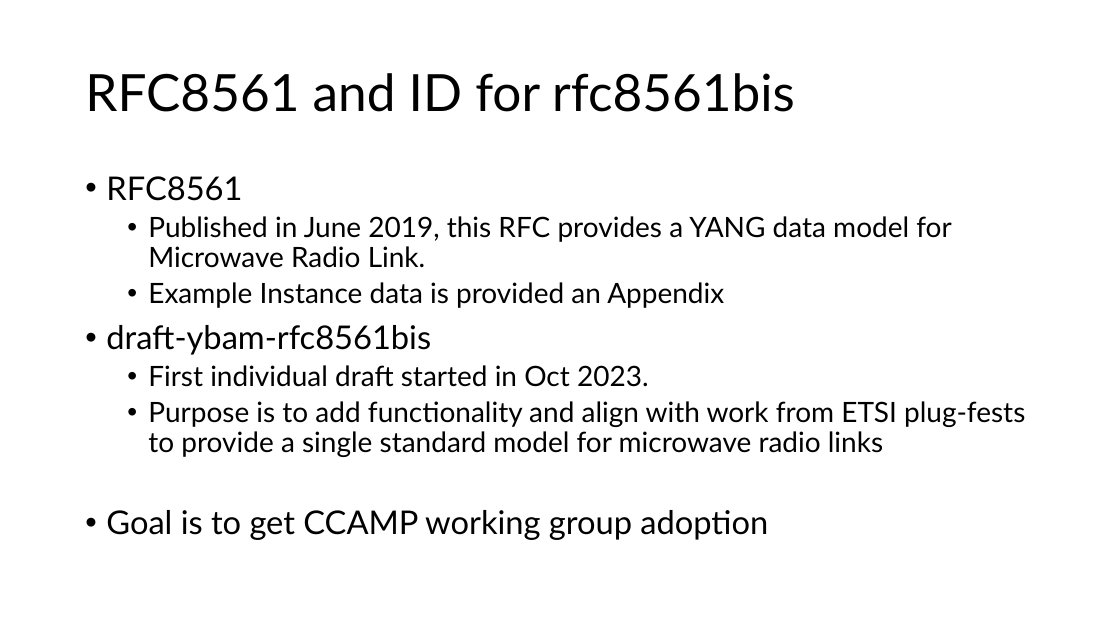
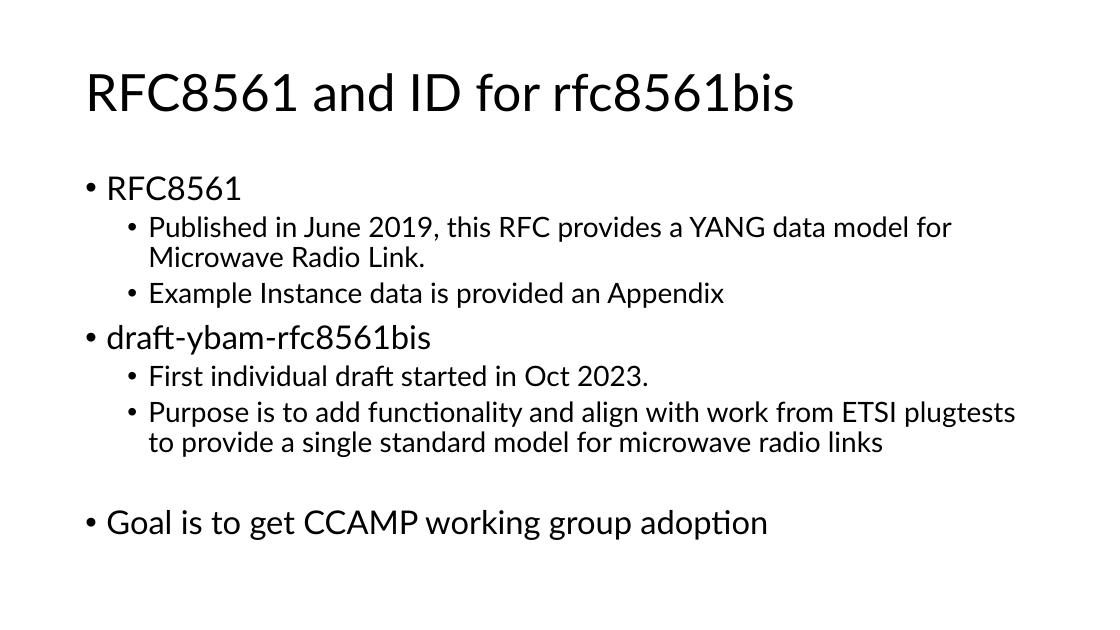
Before and after one commit to samans/draft-ybam-rfc8561bis, a slide deck: slide 2 of presentations/2025-04-10-rfc8561bis-status.pptx. Drawn at 1120x630 pixels with LibreOffice and Linux fonts; fonts in the diff are those of the drawing. Boxes give left, top, right and bottom in pixels: in the first picture for what was removed or moved away, otherwise in the second. Text is boxed around its words. In the diff, an @@ line names an element or a change of style, - is before the commit and + after.

```diff
--- a/presentations/2025-04-10-rfc8561bis-status.pptx
+++ b/presentations/2025-04-10-rfc8561bis-status.pptx
@@ text at (148, 401, 1016, 457): text changed @@
-  • Purpose is to add functionality and align with work from ETSI plug-fests to provide a single standard model for microwave radio links
+  • Purpose is to add functionality and align with work from ETSI plugtests to provide a single standard model for microwave radio links
```
Also in this commit, not shown: 1 slide added.
